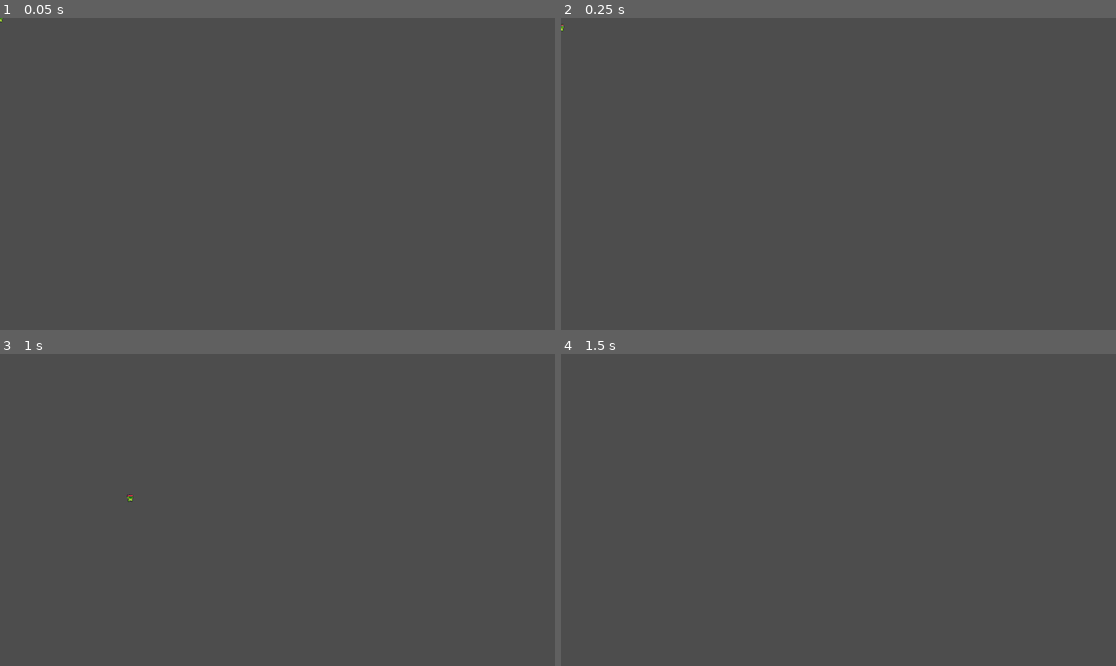
Above: before the commit, frames 1-4 (two rows, left to right).
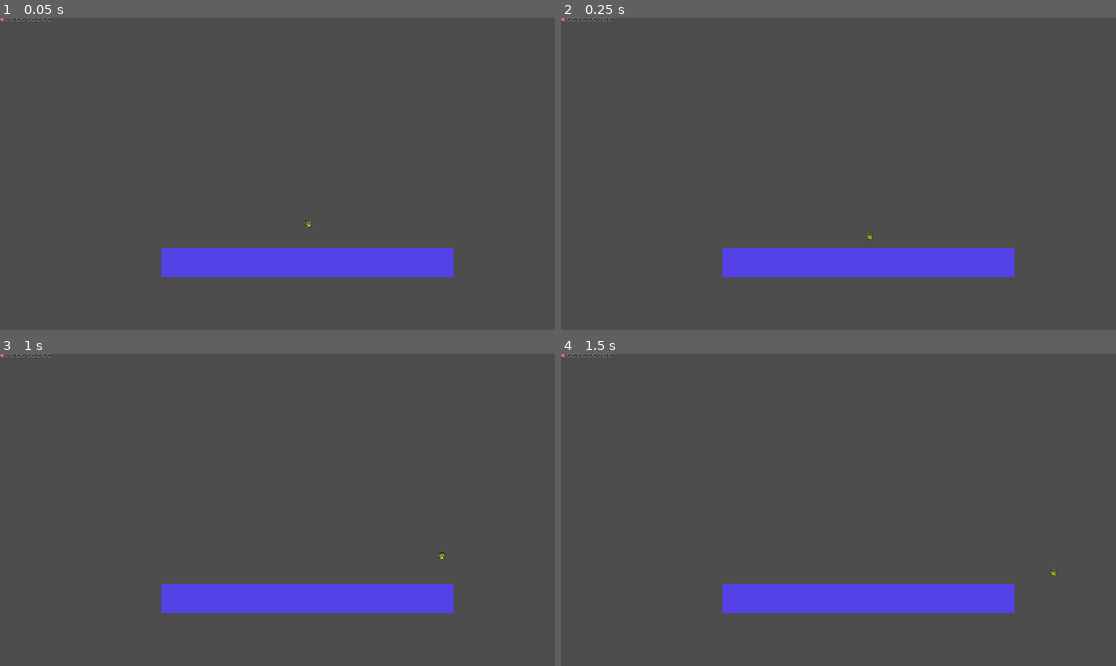
Above: after the commit, the same moments.

Repository: Akantonio/Summer2024Godot
Game: Godot game, scene res://test/test.tscn
The game is run twice, just before and just after one commit, with the same random seed, the same clock (stepped at 60 frames per second) and the same inputs. Before the commit the project starts from res://player/player.tscn.
Inputs:
- Up to frame 1 (0.05 s): no input
- Up to frame 2 (0.25 s): no input
- Up to frame 3 (1 s): tap Enter at 0.5 s; hold Right (keyboard_right) from 0.53 s (still down); tap C (keyboard_dash) at 0.6 s; tap Z (keyboard_jump) at 0.77 s
- Up to frame 4 (1.5 s): keep holding Right (keyboard_right); tap Space at 1.25 s; tap X (keyboard_attack) at 1.35 s

The runs differ from the first frame. In frame 1, 5.0% of the frame differs, in the area x 0-82%, y 0-84%; in frame 2, 5.0%; in frame 3, 5.0%; in frame 4, 5.0%.

Commit message:
Fixed player animation

Diff:
--- a/levels/level_0/MainScene.gd
+++ b/levels/level_0/MainScene.gd
@@ -7,5 +7,5 @@
 
 
 # Called every frame. 'delta' is the elapsed time since the previous frame.
-func _process(delta):
+func _process(_delta):
 	pass
--- a/player/player.gd
+++ b/player/player.gd
@@ -2,19 +2,22 @@
 
 signal healthChanged
 
-const NORMALSPEED = 300.0
-const JUMP_VELOCITY = -400.0
+const NORMALSPEED = 350.0
+const JUMP_VELOCITY = -550.0
 
 const dashspeed = 3000
 const dashlength = .1
 
 @onready var dash = $Dash
 
+
+
 # Get the gravity from the project settings to be synced with RigidBody nodes.
 var gravity = ProjectSettings.get_setting("physics/2d/default_gravity")
 
 @export var maxHealth = 5
 @onready var currentHealth: int = maxHealth
+@onready var isLeft = false
 
 func _process(_delta):
 	if Input.is_action_just_pressed("keyboard_attack"):
@@ -24,14 +27,10 @@
 		$Area2D/CollisionShape2D.disabled = true
 
 func _physics_process(delta):
-	#animations
-	if (velocity.x > 1 || velocity.x < -1):
-		$Sprite2D.animation = "run"
-	else:
-		$Sprite2D.animation = "idle"
-
+	move_and_slide()
 	if Input.is_action_just_pressed("keyboard_dash"):
 		dash.start_dash(dashlength)
+		#TODO add dash animation
 
 	var speed
 	#Change speed if we are dashing
@@ -40,11 +39,21 @@
 	else:
 		speed = NORMALSPEED
 
+		#Run and idle animations
+	if (velocity.x > 1 || velocity.x < -1):
+		if not $Sprite2D.animation == "run" :
+			$Sprite2D.animation = "run"
+	else:
+		$Sprite2D.animation = "idle"
 
 	# Add the gravity.
 	if not is_on_floor():
 		velocity.y += gravity * delta
-		$Sprite2D.animation = "jump"
+		if velocity.y < 1:
+			$Sprite2D.animation = "jump"
+		else:
+			$Sprite2D.animation = "fall"
+
 
 	# Handle jump.
 	if Input.is_action_just_pressed("keyboard_jump") and is_on_floor():
@@ -58,8 +67,13 @@
 	else:
 		velocity.x = move_toward(velocity.x, 0, speed)
 
-	move_and_slide()
-	var isLeft = velocity.x < 0
+
+
+	#check if the player has moved in a direction and update it accordingly
+
+	if velocity.x != 0:
+		isLeft = velocity.x < 0
+
 	$Sprite2D.flip_h = isLeft
 
 func _on_hurt_box_area_entered(area):
--- a/player/player.tscn
+++ b/player/player.tscn
@@ -210,7 +210,8 @@
 [node name="Sprite2D" type="AnimatedSprite2D" parent="."]
 texture_filter = 1
 sprite_frames = SubResource("SpriteFrames_xndvy")
-animation = &"run"
+animation = &"idle"
+frame_progress = 0.945647
 
 [node name="CollisionShape2D" type="CollisionShape2D" parent="."]
 position = Vector2(0, 2)
--- a/project.godot
+++ b/project.godot
@@ -11,7 +11,7 @@
 [application]
 
 config/name="Summer2024"
-run/main_scene="res://player/player.tscn"
+run/main_scene="res://test/test.tscn"
 config/features=PackedStringArray("4.2", "GL Compatibility")
 config/icon="res://test/icon.svg"
 
@@ -66,6 +66,10 @@
 ]
 }
 
+[physics]
+
+2d/default_gravity=1500.0
+
 [rendering]
 
 renderer/rendering_method.mobile="forward_plus"
--- a/test/test.tscn
+++ b/test/test.tscn
@@ -16,6 +16,7 @@
 
 [node name="Player" parent="." instance=ExtResource("1_kc4k1")]
 position = Vector2(1067, 709)
+maxHealth = 5
 
 [node name="CanvasLayer" type="CanvasLayer" parent="."]
 
